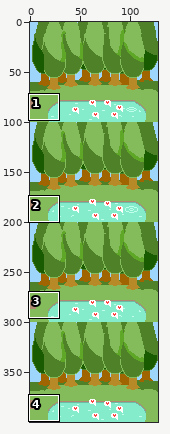
Edited in one commit: sprite sheet (public/assets/salas/r11Lago_Anim.png). The picture above shows the old version from afar; the outline marks the close-up.
Close-up. First the earlier version:
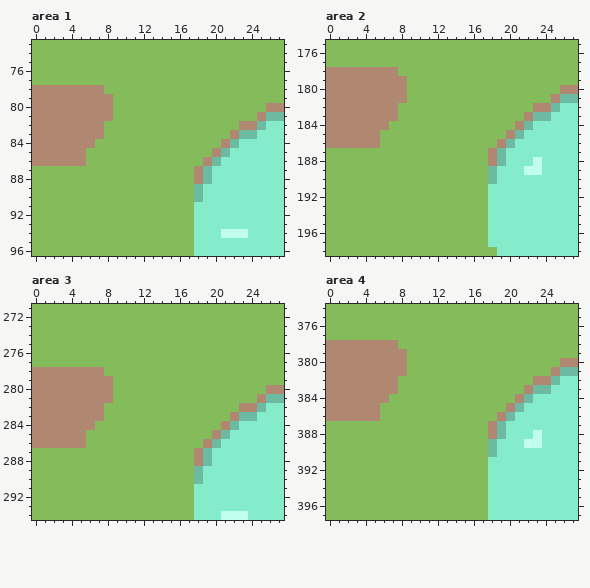
The file is 128x400 pixels. Shown: area 1: x 0..27, y 73..96; area 2: x 0..27, y 175..198; area 3: x 0..27, y 271..294; area 4: x 0..27, y 374..397.
The result:
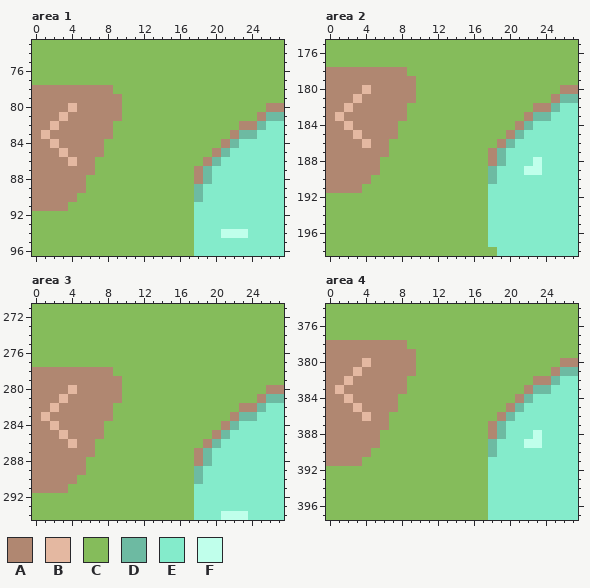
Palette (. is transparent): A #b08771  B #e4b8a1  C #85bc5b  D #6dbaa2  E #84ebcb  F #c0ffeb
Difference:
--- area 1
@@ x 0..11 @@
 77 CCCCCCCCCCCC
-78 AAAAAAAACCCC
-79 AAAAAAAAACCC
-80 AAAAAAAAACCC
-81 AAAAAAAAACCC
-82 AAAAAAAACCCC
-83 AAAAAAAACCCC
-84 AAAAAAACCCCC
-85 AAAAAACCCCCC
-86 AAAAAACCCCCC
-87 CCCCCCCCCCCC
-88 CCCCCCCCCCCC
-89 CCCCCCCCCCCC
-90 CCCCCCCCCCCC
-91 CCCCCCCCCCCC
+78 AAAAAAAAACCC
+79 AAAAAAAAAACC
+80 AAAABAAAAACC
+81 AAABAAAAAACC
+82 AABAAAAAACCC
+83 ABAAAAAAACCC
+84 AABAAAAACCCC
+85 AAABAAAACCCC
+86 AAAABAACCCCC
+87 AAAAAAACCCCC
+88 AAAAAACCCCCC
+89 AAAAAACCCCCC
+90 AAAAACCCCCCC
+91 AAAACCCCCCCC
 92 CCCCCCCCCCCC
--- area 2
@@ x 0..11 @@
 177 CCCCCCCCCCCC
-178 AAAAAAAACCCC
-179 AAAAAAAAACCC
-180 AAAAAAAAACCC
-181 AAAAAAAAACCC
-182 AAAAAAAACCCC
-183 AAAAAAAACCCC
-184 AAAAAAACCCCC
-185 AAAAAACCCCCC
-186 AAAAAACCCCCC
-187 CCCCCCCCCCCC
-188 CCCCCCCCCCCC
-189 CCCCCCCCCCCC
-190 CCCCCCCCCCCC
-191 CCCCCCCCCCCC
+178 AAAAAAAAACCC
+179 AAAAAAAAAACC
+180 AAAABAAAAACC
+181 AAABAAAAAACC
+182 AABAAAAAACCC
+183 ABAAAAAAACCC
+184 AABAAAAACCCC
+185 AAABAAAACCCC
+186 AAAABAACCCCC
+187 AAAAAAACCCCC
+188 AAAAAACCCCCC
+189 AAAAAACCCCCC
+190 AAAAACCCCCCC
+191 AAAACCCCCCCC
 192 CCCCCCCCCCCC
--- area 3
@@ x 0..11 @@
 277 CCCCCCCCCCCC
-278 AAAAAAAACCCC
-279 AAAAAAAAACCC
-280 AAAAAAAAACCC
-281 AAAAAAAAACCC
-282 AAAAAAAACCCC
-283 AAAAAAAACCCC
-284 AAAAAAACCCCC
-285 AAAAAACCCCCC
-286 AAAAAACCCCCC
-287 CCCCCCCCCCCC
-288 CCCCCCCCCCCC
-289 CCCCCCCCCCCC
-290 CCCCCCCCCCCC
-291 CCCCCCCCCCCC
+278 AAAAAAAAACCC
+279 AAAAAAAAAACC
+280 AAAABAAAAACC
+281 AAABAAAAAACC
+282 AABAAAAAACCC
+283 ABAAAAAAACCC
+284 AABAAAAACCCC
+285 AAABAAAACCCC
+286 AAAABAACCCCC
+287 AAAAAAACCCCC
+288 AAAAAACCCCCC
+289 AAAAAACCCCCC
+290 AAAAACCCCCCC
+291 AAAACCCCCCCC
 292 CCCCCCCCCCCC
--- area 4
@@ x 0..11 @@
 377 CCCCCCCCCCCC
-378 AAAAAAAACCCC
-379 AAAAAAAAACCC
-380 AAAAAAAAACCC
-381 AAAAAAAAACCC
-382 AAAAAAAACCCC
-383 AAAAAAAACCCC
-384 AAAAAAACCCCC
-385 AAAAAACCCCCC
-386 AAAAAACCCCCC
-387 CCCCCCCCCCCC
-388 CCCCCCCCCCCC
-389 CCCCCCCCCCCC
-390 CCCCCCCCCCCC
-391 CCCCCCCCCCCC
+378 AAAAAAAAACCC
+379 AAAAAAAAAACC
+380 AAAABAAAAACC
+381 AAABAAAAAACC
+382 AABAAAAAACCC
+383 ABAAAAAAACCC
+384 AABAAAAACCCC
+385 AAABAAAACCCC
+386 AAAABAACCCCC
+387 AAAAAAACCCCC
+388 AAAAAACCCCCC
+389 AAAAAACCCCCC
+390 AAAAACCCCCCC
+391 AAAACCCCCCCC
 392 CCCCCCCCCCCC
Where, in picture pixels (left, top, right, bottom), the same in both close-ups:
changed: (32, 85, 122, 211)
changed: (326, 67, 416, 193)
changed: (32, 367, 122, 493)
changed: (326, 340, 416, 466)
